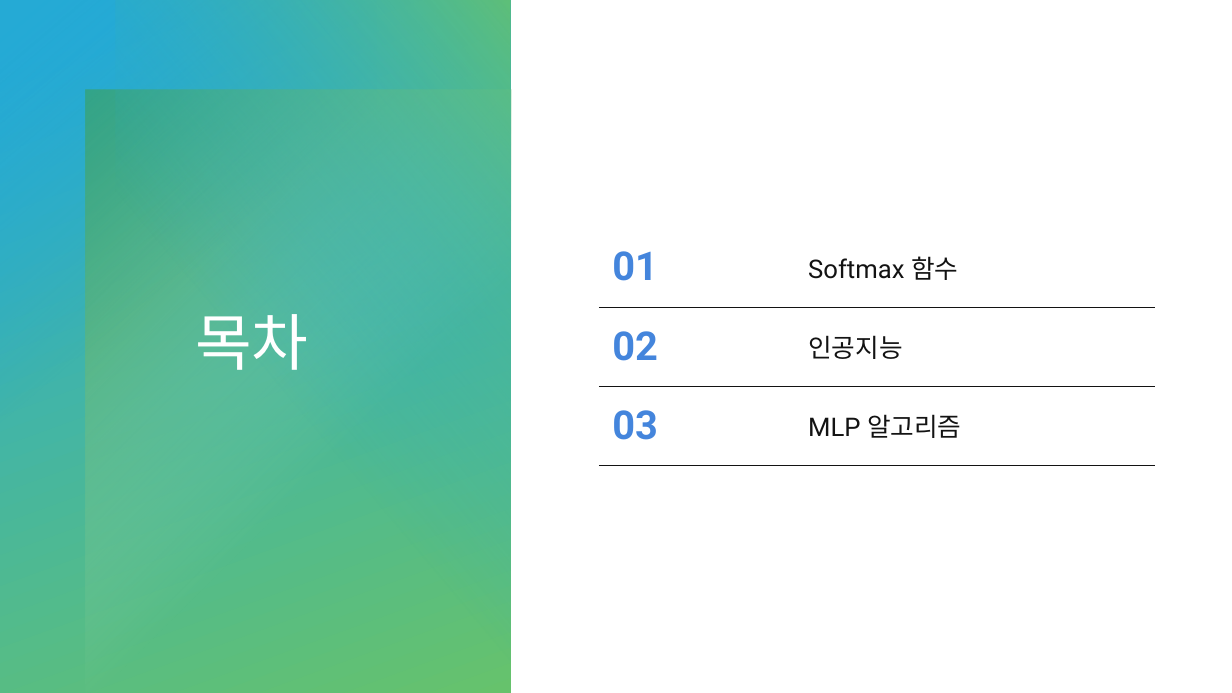
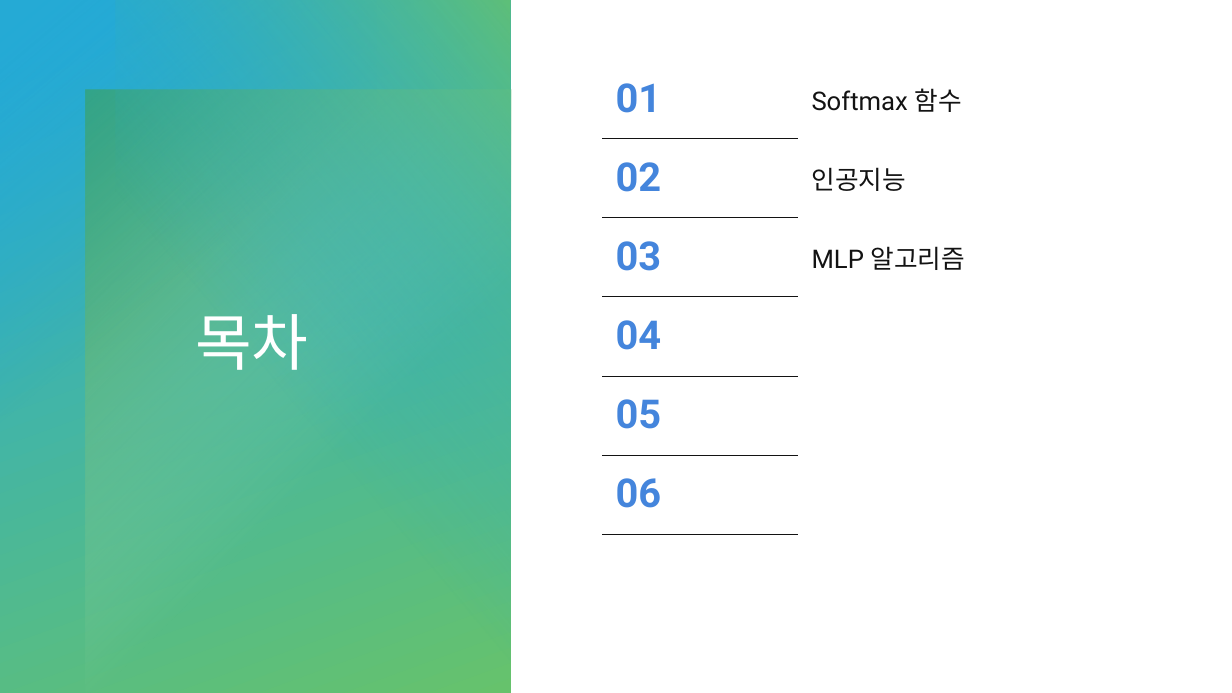
Before and after one commit to MinChanJu/sports_win_rate_analyze, a slide deck: slide 2 of reference/MLP.pptx. Drawn at 1232x693 pixels with LibreOffice and Linux fonts; fonts in the diff are those of the drawing. Boxes give left, top, right and bottom in pixels: in the first picture for what was removed or moved away, otherwise in the second. Text is boxed around its words. In the diff, an @@ line names an element or a change of style, - is before the commit and + after.

```diff
--- a/reference/MLP.pptx
+++ b/reference/MLP.pptx
@@ table at <box>603,60,1160,534</box> @@
+row 4: 04 | 
+row 5: 05 | 
+row 6: 06 | 
@@ table: place and size @@
-table at <box>599,228,1156,466</box>
+table at <box>603,60,1160,534</box>
```
Also in this commit, not shown: 1 other slide changed, 6 slides added, 3 other files.
